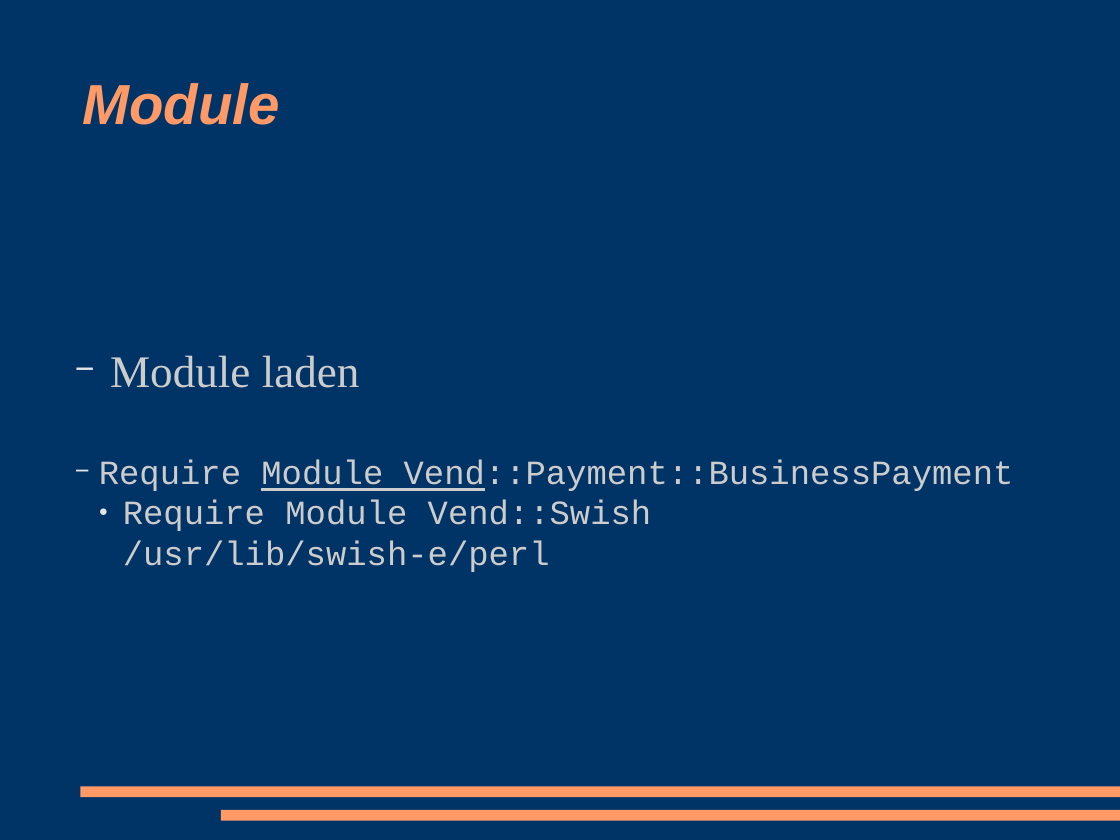
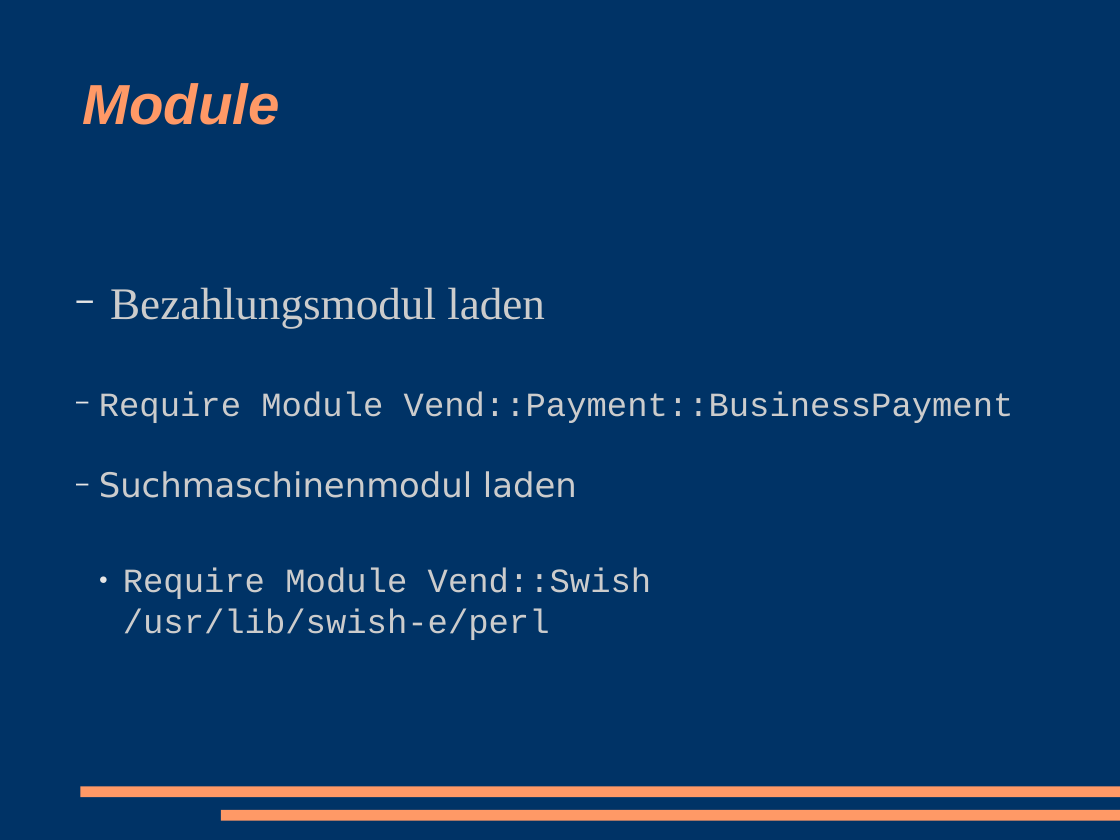
Before and after one commit to racke/Presentations, a slide deck: slide 21 of cebit2009/interchange.odp (slide 15 before the commit). Drawn at 1120x840 pixels with LibreOffice and Linux fonts; fonts in the diff are those of the drawing. Boxes give left, top, right and bottom in pixels: in the first picture for what was removed or moved away, otherwise in the second. Text is boxed around its words. In the diff, an @@ line names an element or a change of style, - is before the commit and + after.

```diff
--- a/cebit2009/interchange.odp
+++ b/cebit2009/interchange.odp
@@ subtitle at (110, 287, 545, 328): text changed @@
-  − Module laden
+  − Bezahlungsmodul laden
@@ subtitle at (99, 391, 1014, 423): underline off in "Module Vend::Payment::BusinessPayment" @@
@@ subtitle at (99, 471, 577, 498): paragraph added @@
+  − Suchmaschinenmodul laden
```
Also in this commit, not shown: 12 other slides changed, 12 slides added, 8 slides removed, 6 other files.
